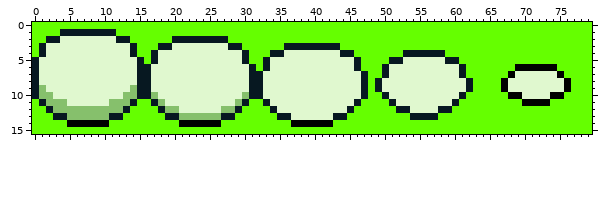
One commit to this sprite sheet: assets/sprites/Sinking-Platform.png. Above, as it was before the edit.
The file is 80x16 pixels.
The result:
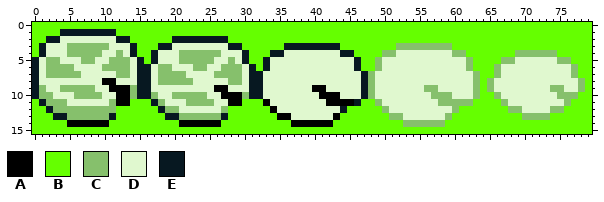
Palette (. is transparent): A #000000  B #65ff00  C #86c06c  D #e0f8cf  E #071821
The exact change:
y 3: x 5..10 DDDDDD -> CCCCCC; x 52..59 BBBBBBBB -> CCCCCCCC
y 4: x 5..9 DDDDD -> CCCCC; x 12 D -> C; x 21..26 DDDDDD -> CCCCCC; x 50..61 BBBEEEEEEBBB -> CCDDDDDDDDCC; x 69..74 BBBBBB -> CCCCCC
y 5: x 2..3 DD -> CC; x 7..8 DD -> CC; x 11..13 DDD -> CCC; x 21..25 DDDDD -> CCCCC; x 28 D -> C; x 49..52 BBEE -> CDDD; x 59..62 EEBB -> DDDC; x 67..76 BBBBBBBBBB -> CCDDDDDDCC
y 6: x 2..5 DDDD -> CCCC; x 10..13 DDDD -> CCCC; x 18..19 DD -> CC; x 23..24 DD -> CC; x 27..29 DDD -> CCC; x 49..50 BE -> CD; x 61..62 EB -> DC; x 66..77 BBBAAAAAABBB -> CDDDDDDDDDDC
y 7: x 2..6 DDDDD -> CCCCC; x 12..13 DD -> CC; x 18..21 DDDD -> CCCC; x 26..29 DDDD -> CCCC; x 48..50 BBE -> CDD; x 61..63 EBB -> DDC; x 66..68 BBA -> CDD; x 75..77 ABB -> DDC
y 8: x 10..11 DD -> AA; x 18..22 DDDDD -> CCCCC; x 28..29 DD -> CC; x 48..49 BE -> CD; x 62..63 EB -> DC; x 65..67 BBA -> CDD; x 76..78 ABB -> DDC
y 9: x 4..8 DDDDD -> CCCCC; x 11..13 DDD -> AAA; x 26..27 DD -> AA; x 40..41 DD -> AA; x 48..49 BE -> CD; x 56..57 DD -> CC; x 62..63 EB -> DC; x 65..67 BBA -> CDD; x 74..78 DDABB -> CCDDC
y 10: x 6..9 DDDD -> CCCC; x 12..13 DC -> AA; x 20..24 DDDDD -> CCCCC; x 27..29 DDD -> AAA; x 41..43 DDD -> AAA; x 48..50 BBE -> CDD; x 57..59 DDD -> CCC; x 61..63 EBB -> DDC; x 66..69 BBAA -> CDDD; x 74..77 AABB -> DCCC
y 11: x 12..14 CCE -> AAB; x 22..25 DDDD -> CCCC; x 28..30 DCE -> AAB; x 33 E -> A; x 42..45 DDDD -> AAAA; x 49..51 BBE -> CDD; x 58..62 DDEBB -> CCCCC; x 67..76 BBBAAAABBB -> CDDDDDDDDC
y 12: x 12..13 CE -> BB; x 28..29 CE -> BB; x 34 E -> A; x 44..45 DE -> EB; x 50..53 BBEE -> CDDD; x 58..60 EEB -> DDC; x 68..75 BBBBBBBB -> CCDDDDCC
y 13: x 12 E -> B; x 28 E -> B; x 35..36 EE -> AA; x 43..44 EE -> AB; x 51..59 BBBEEEEBB -> CCDDDDDDC; x 70..73 BBBB -> CCCC
y 14: x 53..58 BBBBBB -> CCCCCC
Boxes around the changes in both pictures, in picture pixels (x1, y1, x2, y2):
changed: (46, 43, 137, 120)
changed: (158, 43, 585, 127)
